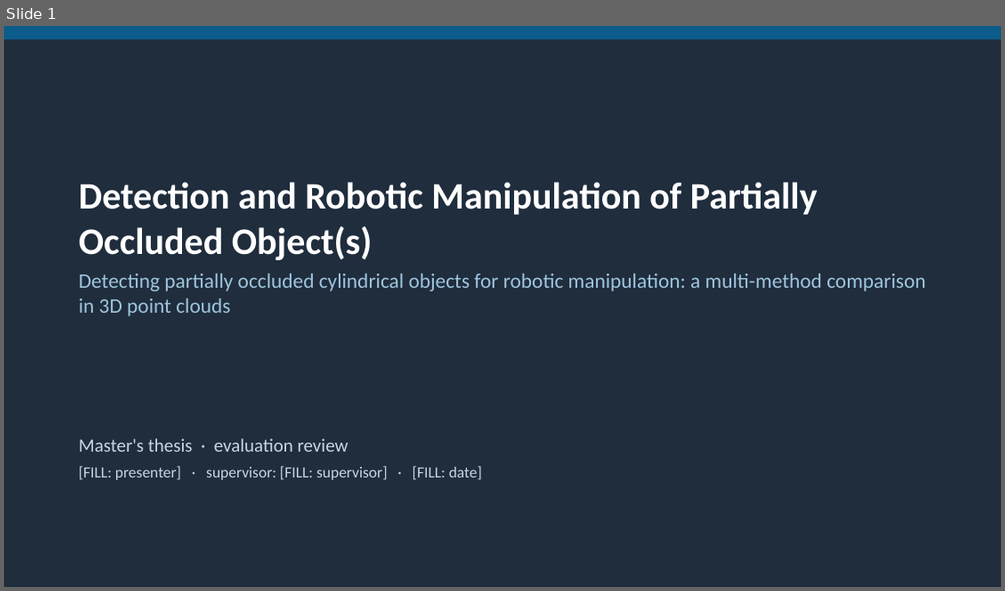
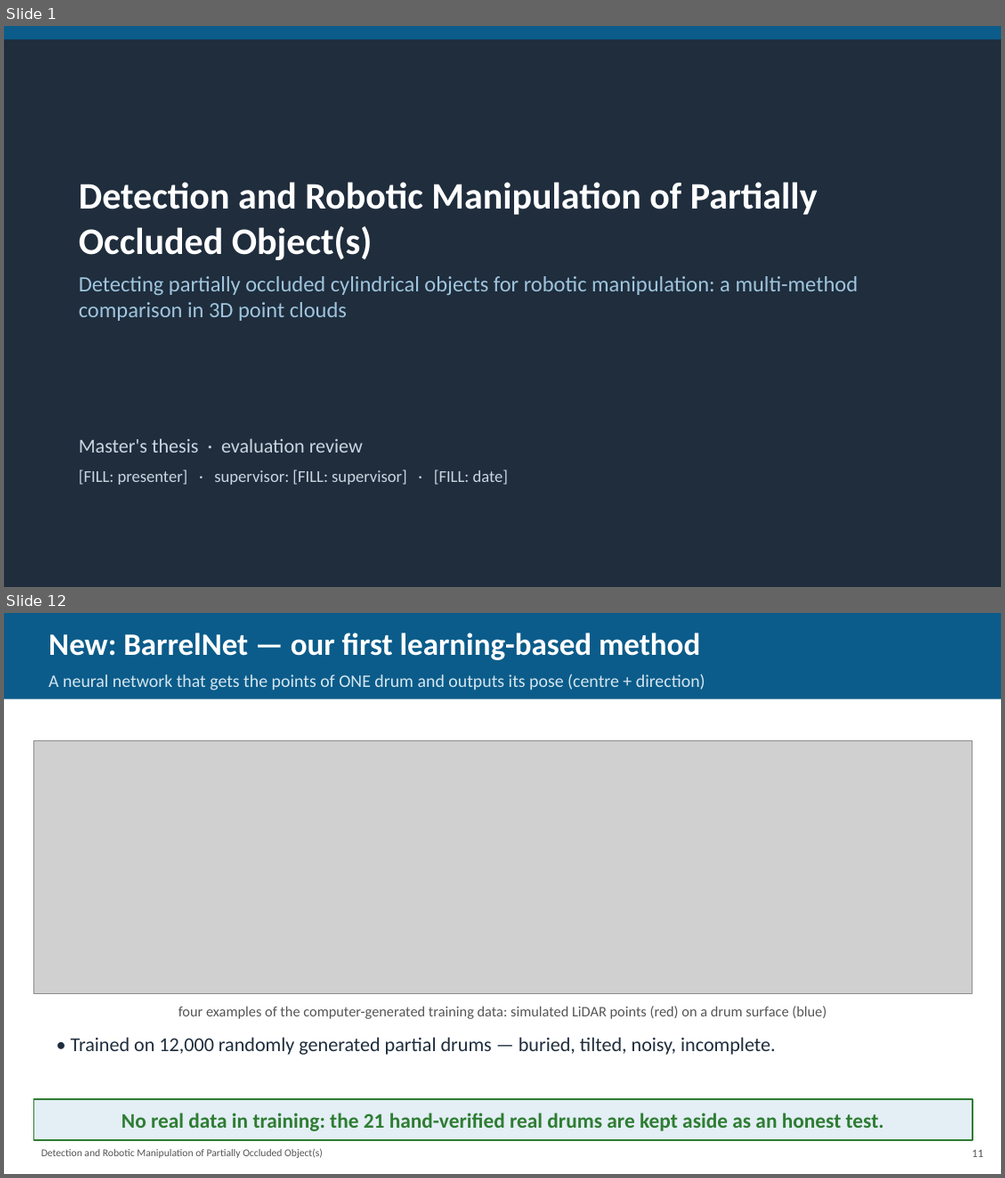
Before and after one commit to coder-1011/barrel-detection, a slide deck: researchwrite/evaluation_presentation.pptx. Shown one above the other, each under a label of ours: slide 1 before the commit, slides 1 and 12 after it; the slides between them are not shown. The pictures are 1005x591 and 1005x1178 pixels, drawn with LibreOffice and Linux fonts; fonts in the diff are those of the drawing; grey boxes stand for pictures. Boxes give left, top, right and bottom in pixels: in the first picture for what was removed or moved away, otherwise in the second. Text is boxed around its words. In the diff, an @@ line names an element or a change of style, - is before the commit and + after.

Commit message:
Rework evaluation deck per supervisor feedback: big fonts, plain-language intro/fitting slides, split experiments, BarrelNet slides (synth data, epoch comparison, pile result), risks with mitigations

```diff
--- a/researchwrite/evaluation_presentation.pptx
+++ b/researchwrite/evaluation_presentation.pptx
@@ slide 12 added at [4,613,1001,1174], background #FFFFFF @@
@@ rectangle added at [4,613,1001,699], fill #0B5C8A @@
@@ text added at [48,633,705,690], 17 pt, text #D6E6F0 @@
+New: BarrelNet — our first learning-based method
+A neural network that gets the points of ONE drum and outputs its pose (centre + direction)
@@ picture added at [34,741,972,995] @@
@@ text added at [178,1005,826,1019], 14 pt, text #555555 @@
+four examples of the computer-generated training data: simulated LiDAR points (red) on a drum surface (blue)
@@ text added at [71,1037,776,1054], 19 pt, text #1F2D3D @@
+• Trained on 12,000 randomly generated partial drums — buried, tilted, noisy, incomplete.
@@ rectangle added at [34,1099,972,1140], fill #E3EEF5, outline #2E7D32 1.5 pt, 20 pt, text #2E7D32, bold @@
+No real data in training: the 21 hand-verified real drums are kept aside as an honest test.
@@ text added at [41,1148,323,1158], 10 pt, text #555555 @@
+Detection and Robotic Manipulation of Partially Occluded Object(s)
@@ text added at [971,1150,983,1157], 11 pt, text #555555 @@
+11
@@ slide 1 changed as well @@
@@ text "Detection and Robotic Manipulation of ..." at [79,182,858,321]: size 20 to 21 pt in "Detecting partially occluded cylindrical objects for robotic ..."; more space between paragraphs @@
@@ text "Master's thesis · evaluation review" at [79,438,509,484]: size 18 to 19 pt in "Master's thesis · evaluation review"; size 15 to 16 pt in "[FILL: presenter] · supervisor: [FILL: supervisor] · ..."; more space between paragraphs @@
```
Also in this commit, not shown: 16 other slides added, 9 slides removed, 15 other files.
